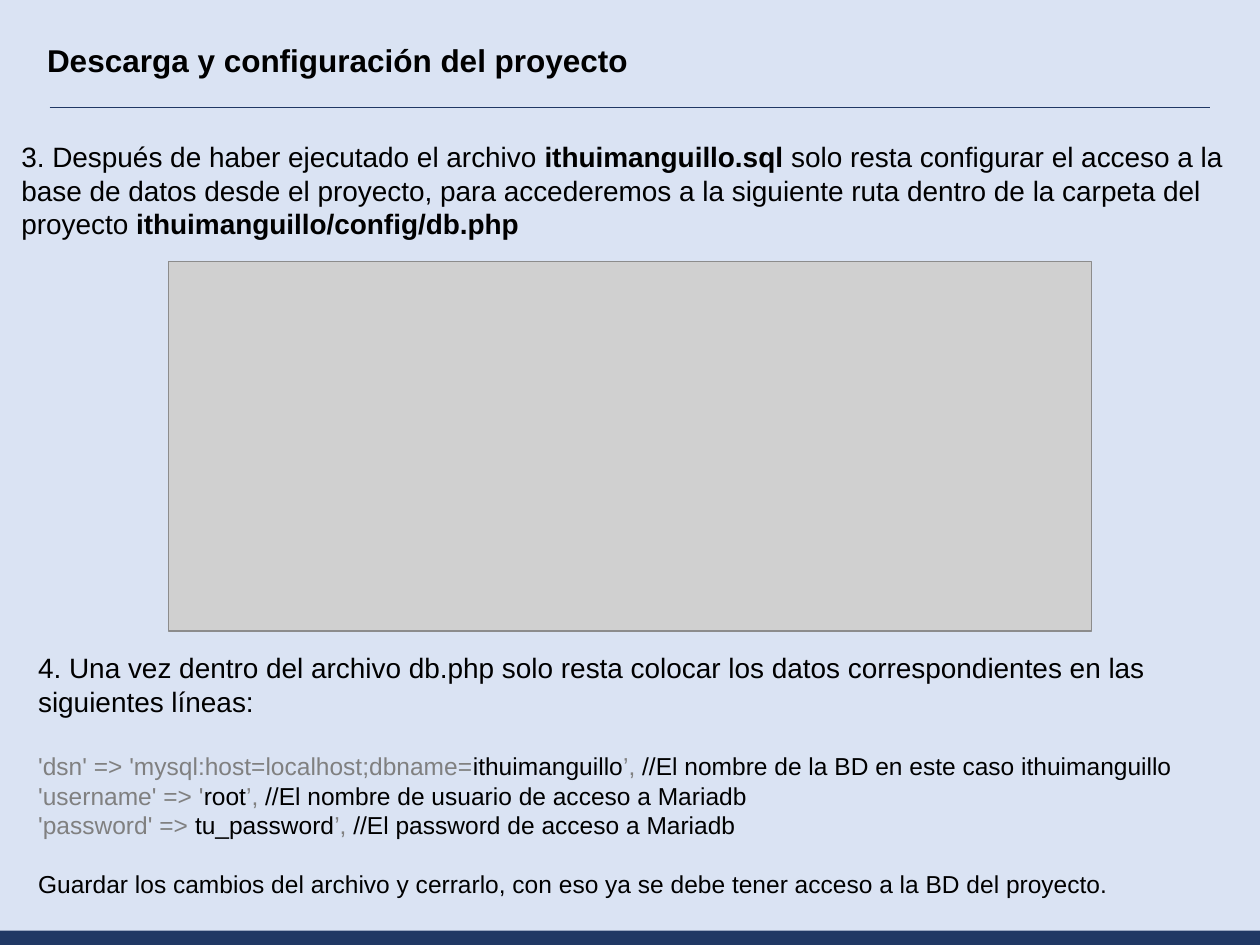
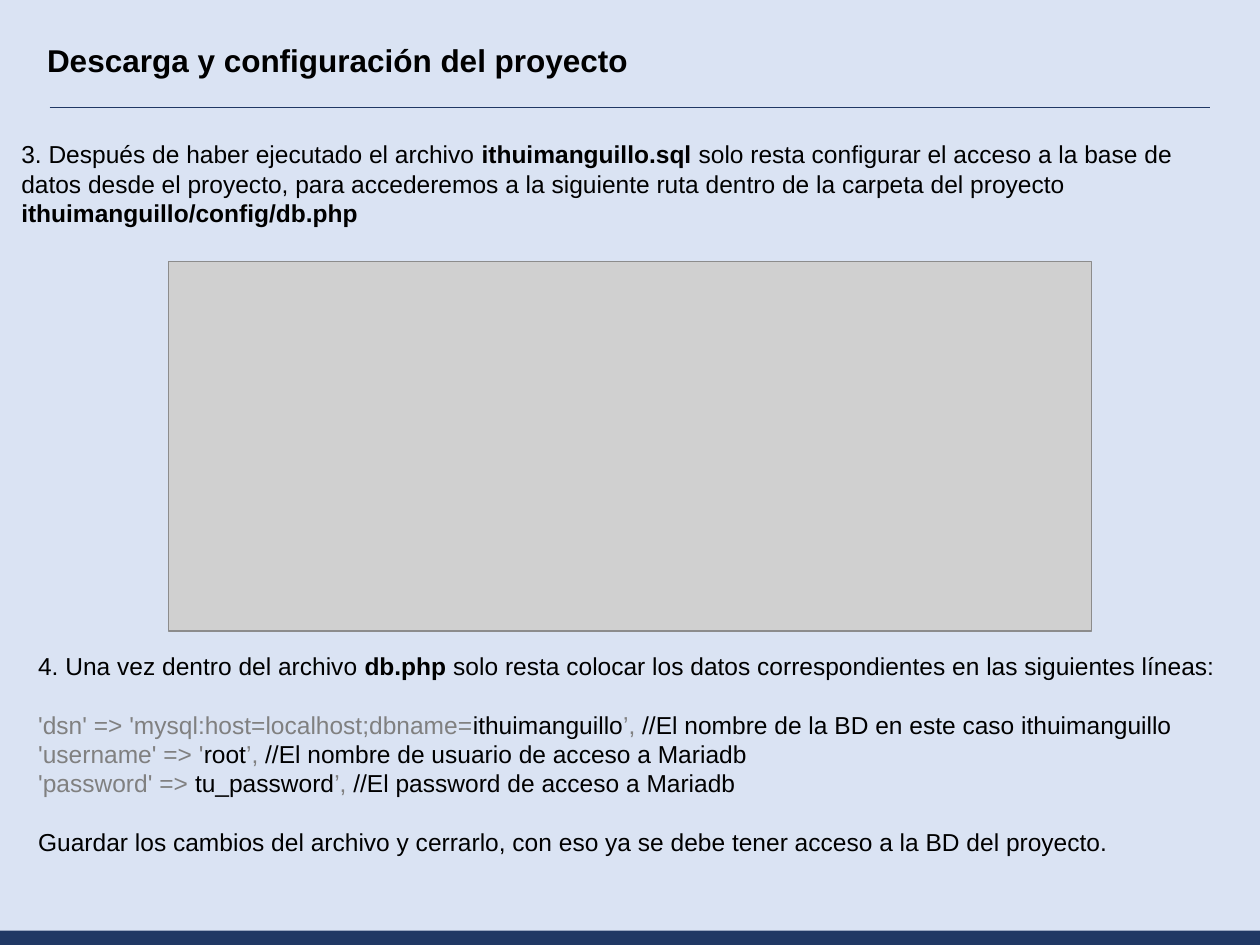
Before and after one commit to jcgalvezocampo1985/ith, a slide deck: slide 10 of web/Configuracion.pptx. Drawn at 1260x945 pixels with LibreOffice and Linux fonts; fonts in the diff are those of the drawing; grey boxes stand for pictures. Boxes give left, top, right and bottom in pixels: in the first picture for what was removed or moved away, otherwise in the second. Text is boxed around its words. In the diff, an @@ line names an element or a change of style, - is before the commit and + after.

```diff
--- a/web/Configuracion.pptx
+++ b/web/Configuracion.pptx
@@ text "3. Después de haber ejecutado ..." at bbox=[21, 145, 1171, 228]: size 16 to 14 pt @@
@@ text at bbox=[38, 657, 1214, 680]: size 16 to 14 pt in "4. Una vez dentro del archivo db.php ..."; bold on in "db.php" @@
```
Also in this commit, not shown: 11 other slides changed, 2 other files.
